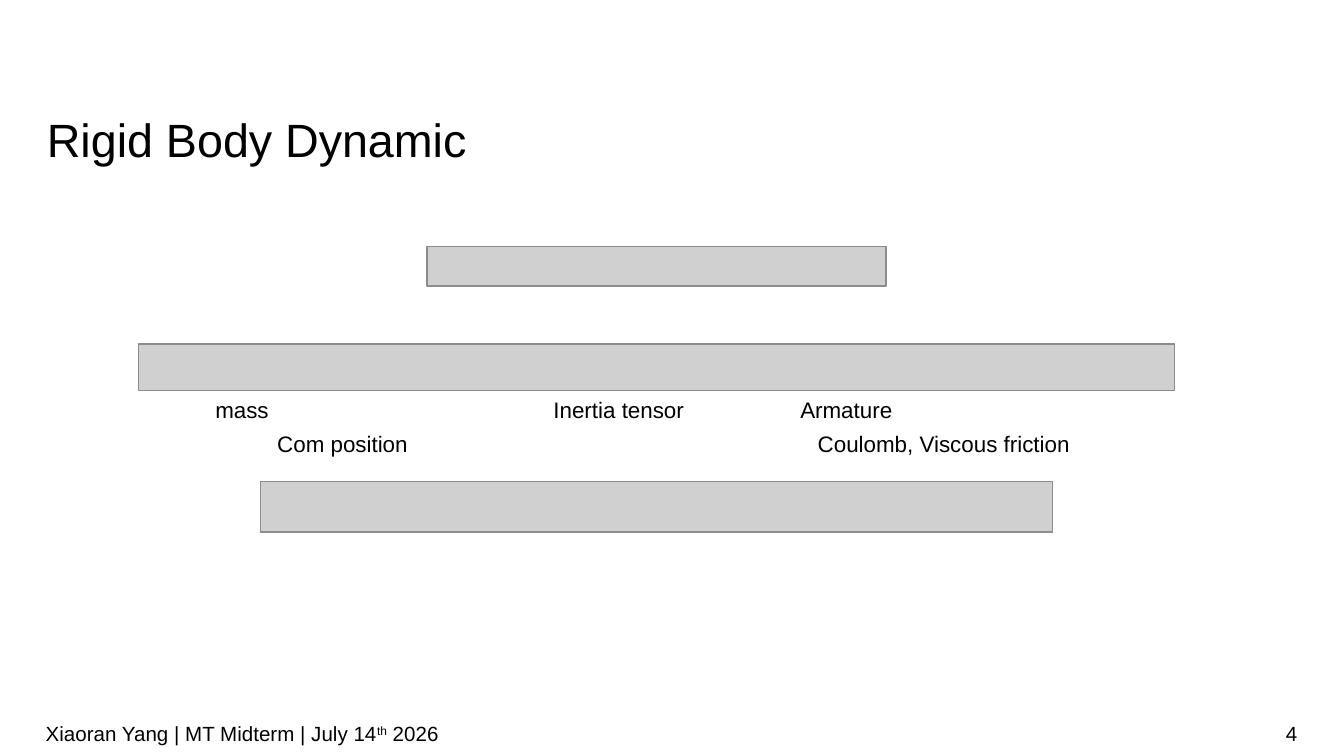
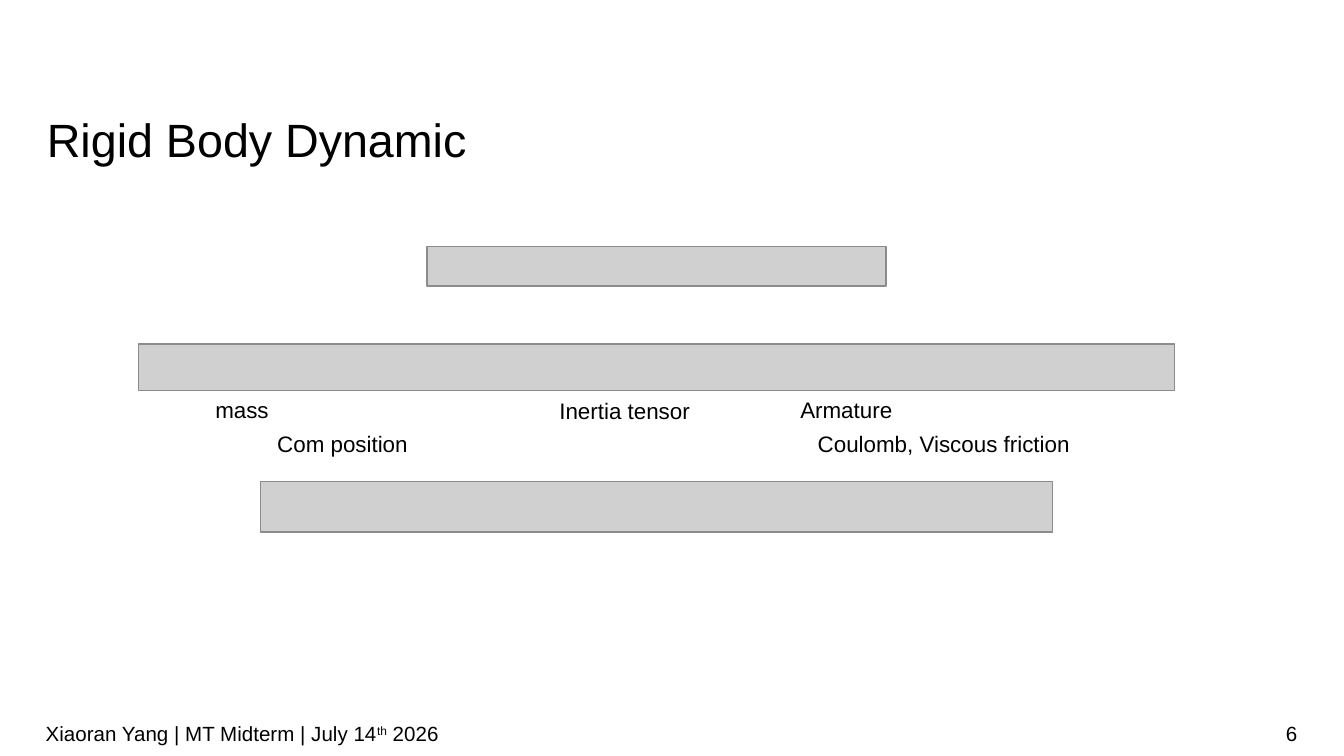
Before and after one commit to IDoccupled/identification, a slide deck: slide 6 of presentation/Midterm.odp (slide 4 before the commit). Drawn at 1344x756 pixels with LibreOffice and Linux fonts; fonts in the diff are those of the drawing; grey boxes stand for pictures; background and template pictures are left out. Boxes give left, top, right and bottom in pixels: in the first picture for what was removed or moved away, otherwise in the second. Text is boxed around its words. In the diff, an @@ line names an element or a change of style, - is before the commit and + after.

```diff
--- a/presentation/Midterm.odp
+++ b/presentation/Midterm.odp
@@ text "Inertia tensor": place and size @@
-text "Inertia tensor" at box(553, 401, 684, 419)
+text "Inertia tensor" at box(559, 402, 690, 420)
@@ page number at box(1286, 726, 1297, 742): text changed @@
-4
+6
```
Also in this commit, not shown: 8 other slides changed, 2 slides added, 1 other file.
